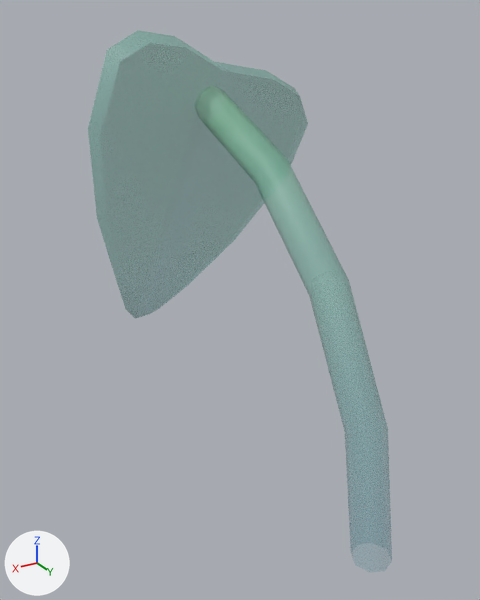
Before and after pictures for a commit that changed the FBX model Assets/Models/Tiny Treats plants/monstera_leaf_small_C.fbx.
Both versions are drawn from a 50 mm lens placed at (0.46, 0.455, 0.612), pointed at (0.055, -0.221, 0.274). Arrows for +X, +Y and +Z are at lower left; the lights stay in place. Objects named as collision shapes, trigger or cutter boxes, shadow casters or lower levels of detail are left out. Where no turn or scale is listed for an object, it has been applied to the vertices.

The first picture shows 'monstera_leaf_small_C'.
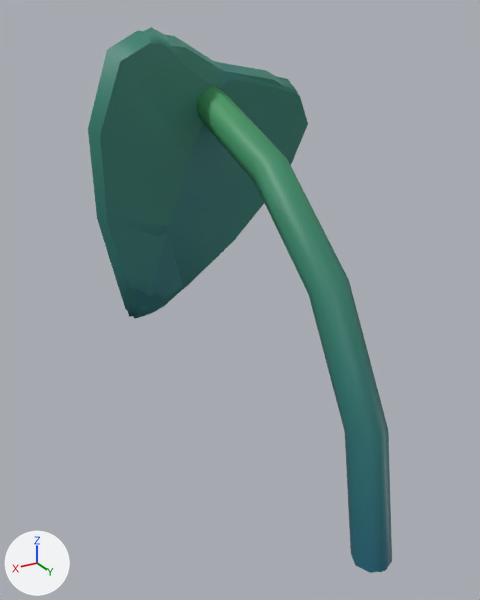
Where the change shows, as pixel boxes (x1, y1, x2, y2) in the pictures (480 x 600 px):
```json
{"object": "monstera_leaf_small_C", "change": "surface changed", "before": [88, 30, 392, 573], "after": [88, 30, 392, 573]}
{"object": "monstera_leaf_small_C_LOD1", "change": "added", "after": [88, 27, 392, 572], "on screen": "cyan"}
```

Edits to the scene script, one JSON object a line:
```json
{"op": "set", "path": "img_tiny_treats_texture_1_png", "old": "load_image('tiny_treats_texture_1.png', 'tiny_treats_texture_1.png', 1024, 1024, 'Non-Color')", "new": "load_image('tiny_treats_texture_1.png', 'tiny_treats_texture_1.png', 1024, 1024, 'sRGB')"}
{"op": "remove", "block": "mat_tiny_treats_1", "code": "n3 = _N.new('ShaderNodeTexImage'); n3.name = 'Image Texture.001'"}
{"op": "remove", "block": "mat_tiny_treats_1", "code": "n3.image = img_tiny_treats_texture_1_png"}
{"block": "mat_tiny_treats_1", "where": "n0 = _N.new('ShaderNodeBsdfPrincipled'); n0.name = 'Principled BSDF'"}
{"op": "remove", "block": "mat_tiny_treats_1", "code": "_L.new(n3.outputs[0], n0.inputs[4])  # 'Color' to 'Alpha'"}
{"block": "mat_tiny_treats_1", "where": "n2 = _N.new('ShaderNodeTexImage'); n2.name = 'Image Texture'"}
{"op": "add", "block": "mat_tiny_treats_1", "code": "_L.new(n2.outputs[1], n0.inputs[4])  # 'Alpha' to 'Alpha'"}
{"op": "add", "block": "me_monstera_leaf_small_c_001", "code": ["me_monstera_leaf_small_c_001 = bpy.data.meshes.new('monstera_leaf_small_C.001')", "me_monstera_leaf_small_c_001.from_pydata(...)  # 50 vertices, 60 faces; spans x -0.174..0.182, y -0.431..0.024, z 0.0..0.597", "me_monstera_leaf_small_c_001.materials.append(mat_tiny_treats_1)  # picture img_tiny_treats_texture_1_png"]}
{"op": "add", "block": "ob_monstera_leaf_small_c_lod1", "code": ["ob_monstera_leaf_small_c_lod1 = bpy.data.objects.new('monstera_leaf_small_C_LOD1', me_monstera_leaf_small_c_001)", "ob_monstera_leaf_small_c_lod1.location = (0.0, 0.0, 0.0)"]}
```
